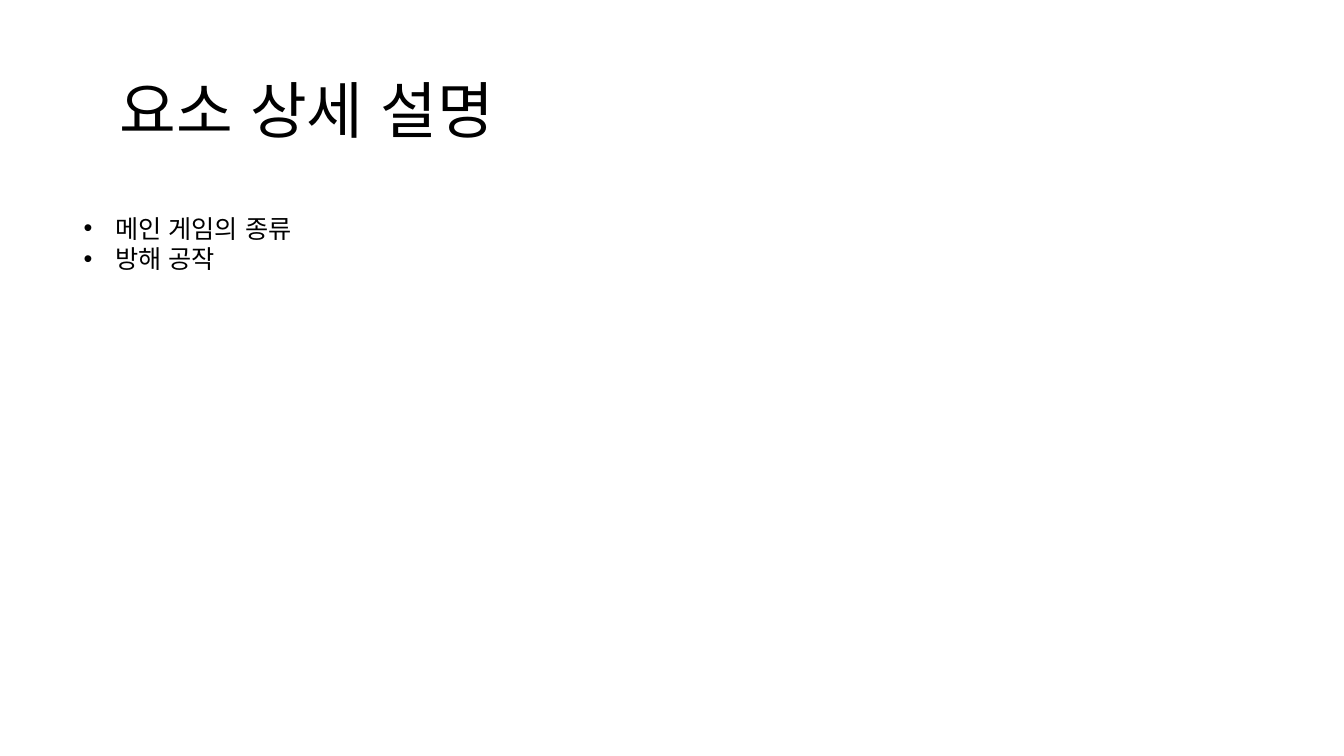
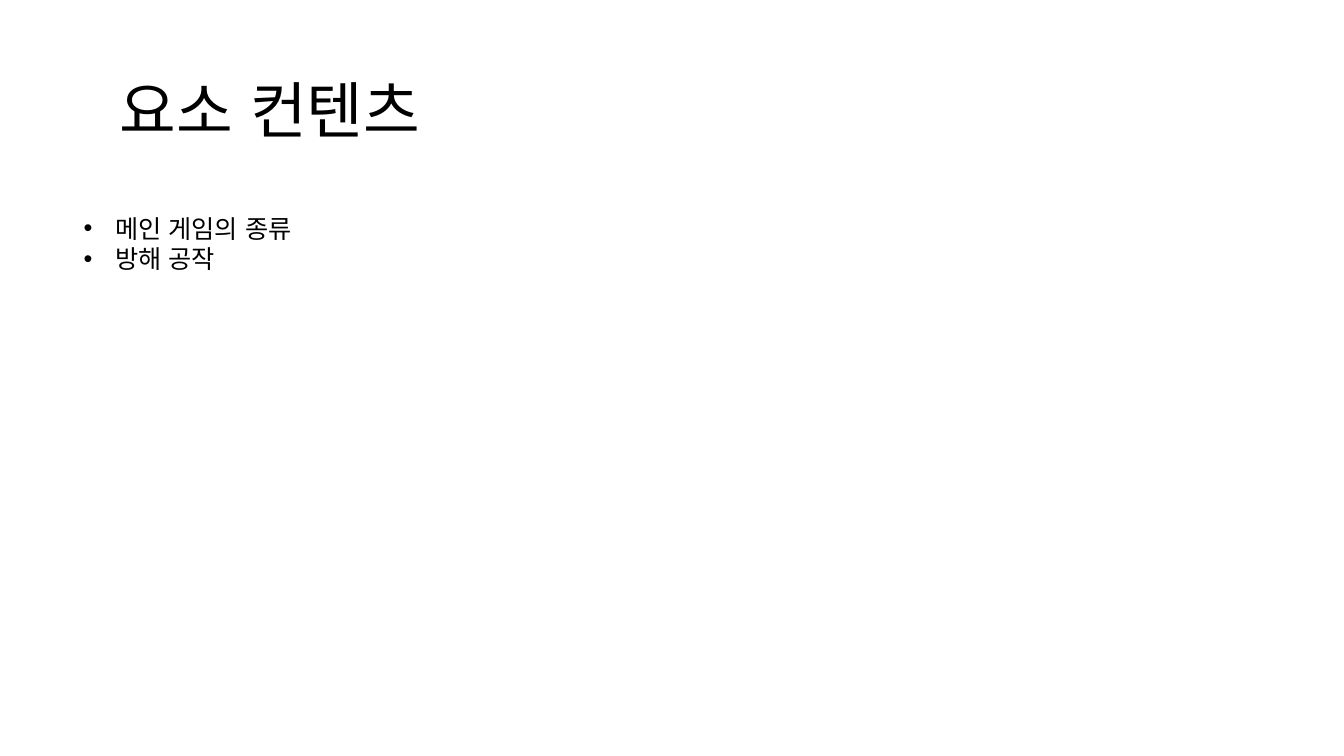
Before and after one commit to weariness00/Mandle_10Minute_Game, a slide deck: slide 13 of document/Please Leave me alone!.pptx (slide 17 before the commit). Drawn at 1344x756 pixels with LibreOffice and Linux fonts; fonts in the diff are those of the drawing. Boxes give left, top, right and bottom in pixels: in the first picture for what was removed or moved away, otherwise in the second. Text is boxed around its words. In the diff, an @@ line names an element or a change of style, - is before the commit and + after.

```diff
--- a/document/Please Leave me alone!.pptx
+++ b/document/Please Leave me alone!.pptx
@@ title at (x1=120, y1=82, x2=420, y2=137): text changed @@
-요소 상세 설명
+요소 컨텐츠
```
Also in this commit, not shown: 4 other slides changed, 4 slides added.
